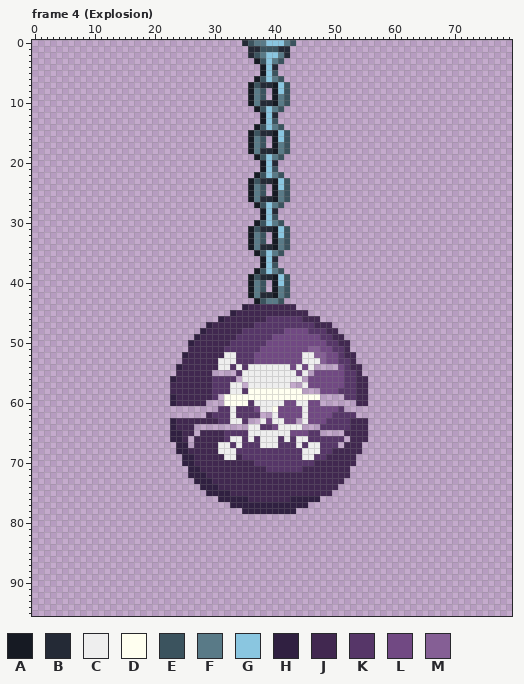
A pixel-art file gets an edit: NeverShallWeDie/Assets/Sprites/Dangers/WaterBomb.aseprite. Above is the file before it was changed.
80x96 pixels, 14 frames. Shown: frame 4 (Explosion). The commit also changed other frames, which this record leaves out.
Visible layers, top first: "bomba", "explosao", "corrente".
Palette (. is transparent): A #161a23  B #242a36  C #eeeeee  D #fffff0  E #3b535e  F #597a87  G #8ac6e0  H #302041  J #412850  K #563668  L #714983  M #855f95
Pixels before, frame 4 (Explosion) (only the part around the change), first column x 18:
48 ..........HJJJJJJKKKKKKKLLLLKKKJJ.....
49 .........HJJJJJJKKKKKKLLLLLLLLKKJJ....
50 ........HJJJJJJKKKKKKLLLLLLLLLLKKJJ...
51 ........JJJJJJKKKKKKLLLLLLLLMMLLKKJ...
52 .......HJJJJJJCCKKKLLLLLLLLCCMMLLKJJ..
53 .......JJJJJJCCCKKKLLLLLLLLCCCMLLKKJ..
54 ......HJJJJJJCCKCKCCCCCCCLCLC....LKJJ.
55 ......JJJJJJ....KCCCCCCCCCLC.LLLLLKKJ.
56 .....HJJJJJJKKKK.CCCCCCCCCC.LLLLLLKKJJ
57 .....JJJJJJJKKKCC.CCCCCCC..CLLLLLLKKJJ
58 .....JJJJJJJKKKCCKDDDDDDDDD...LLLKKKJJ
59 .....HJJJJJJK.DDDDDDDDDDDDDDDD....KKJJ
60 .....HJJJJJ...DDDDKCCCCCLLCCLL......JJ
61 .............KKCKKKLCCDLLLLCLLLLLK....
62 ...........JKKKCKKKK..CLLLLCLLLLKKKK..
63 .....HJJJJJJJKKCCK..CLCCLL.CLLLKKKKJJJ
64 .....HJJJ.........CCKKLCCCC...KKKKKJJJ
65 .....HHJJ.JJJJKKKKCCCCCCCLLLKK....JJJJ
66 .....HHJ.JJJJJKCCKCKCCCKCKCCKKKKKK.JJJ
67 ......HH.JJJJCCKCKKKCCCKKKCKCCKKK.JJJ.
68 ......HHJJJJJCCCKKKKKKKKKKKCCCKKJJJJJ.
69 .......HHJJJJJCCJKKKKKKKKKKCCKKJJJJJ..
70 .......HHJJJJJJJJJJKKKKKKKKKKJJJJJJJ..
71 ........HHJJJJJJJJJJJKKKKKKJJJJJJJJ...
After:
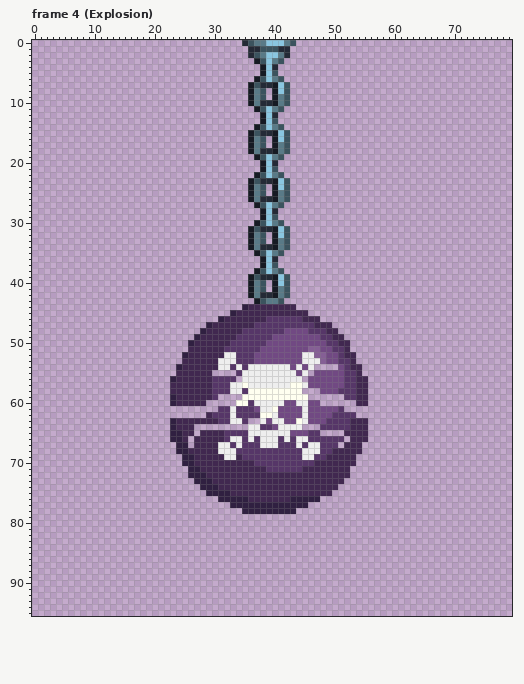
The edit:
Changed rows in their new state; - is an unchanged pixel.
Frame 4 (Explosion), layer "explosao":
first column x 32:
57 ---D-------DD---
59 ...-----------..
60 ..--------------
62 ------DD--------
63 ------------D---
Pixel boxes of the changes (left, top, right, bottom) in both pictures:
changed: (224, 382, 320, 424)
